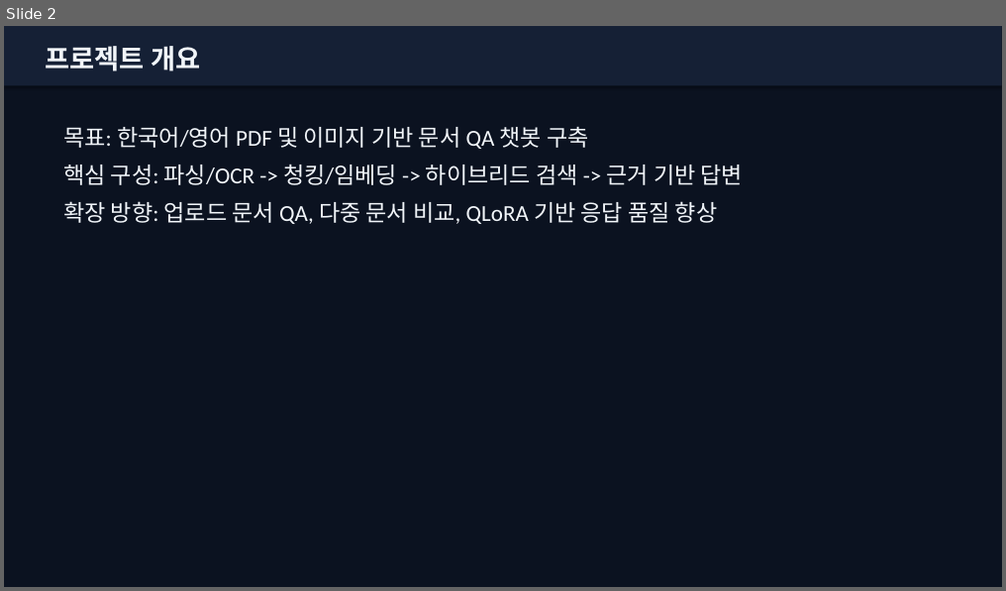
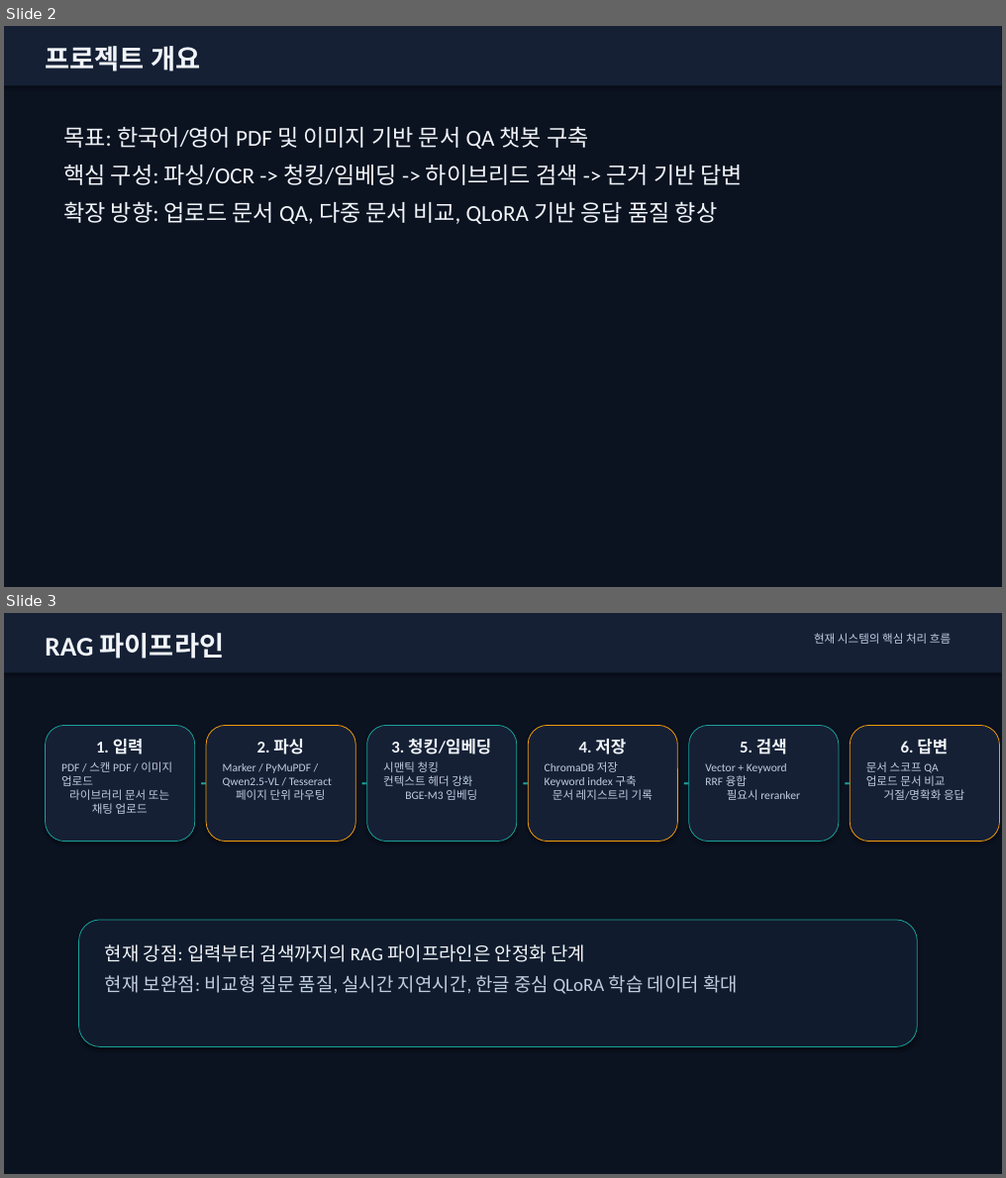
Before and after one commit to yelin0126/chatbot-karbi, a slide deck: reports/tilon_project_progress_20260323_ko.pptx. Shown one above the other, each under a label of ours: slide 2 before the commit, slides 2 and 3 after it. The pictures are 1006x591 and 1006x1178 pixels, drawn with LibreOffice and Linux fonts; fonts in the diff are those of the drawing. Boxes give left, top, right and bottom in pixels: in the first picture for what was removed or moved away, otherwise in the second. Text is boxed around its words. In the diff, an @@ line names an element or a change of style, - is before the commit and + after.

```diff
--- a/reports/tilon_project_progress_20260323_ko.pptx
+++ b/reports/tilon_project_progress_20260323_ko.pptx
@@ slide 3 added at bbox=[4, 613, 1002, 1174], background #0B1220 @@
@@ rectangle added at bbox=[4, 613, 1002, 672], fill #152035 @@
@@ text added at bbox=[45, 633, 225, 659], 26 pt, text #F1F5F9, bold @@
+RAG 파이프라인
@@ text added at bbox=[814, 633, 950, 644], 11 pt, text #BFCDE0 @@
+현재 시스템의 핵심 처리 흐름
@@ rounded rectangle added at bbox=[46, 725, 195, 842], fill #152035, outline #1AA39A 0.75 pt @@
@@ rounded rectangle added at bbox=[206, 725, 355, 842], fill #152035, outline #F59E0B 0.75 pt @@
@@ rounded rectangle added at bbox=[367, 725, 517, 842], fill #152035, outline #1AA39A 0.75 pt @@
@@ rounded rectangle added at bbox=[528, 725, 678, 842], fill #152035, outline #F59E0B 0.75 pt @@
@@ rounded rectangle added at bbox=[689, 725, 839, 842], fill #152035, outline #1AA39A 0.75 pt @@
@@ rounded rectangle added at bbox=[849, 725, 1000, 842], fill #152035, outline #F59E0B 0.75 pt @@
@@ text added at bbox=[96, 739, 144, 755], 16 pt, text #F1F5F9, bold @@
+1. 입력
@@ text added at bbox=[257, 739, 304, 755], 16 pt, text #F1F5F9, bold @@
+2. 파싱
@@ text added at bbox=[391, 739, 491, 755], 16 pt, text #F1F5F9, bold @@
+3. 청킹/임베딩
@@ text added at bbox=[579, 739, 626, 755], 16 pt, text #F1F5F9, bold @@
+4. 저장
@@ text added at bbox=[740, 739, 787, 755], 16 pt, text #F1F5F9, bold @@
+5. 검색
@@ text added at bbox=[901, 739, 947, 755], 16 pt, text #F1F5F9, bold @@
+6. 답변
@@ text added at bbox=[61, 761, 172, 814], 11 pt, text #BFCDE0 @@
+PDF / 스캔 PDF / 이미지 업로드
+라이브러리 문서 또는 채팅 업로드
@@ text added at bbox=[193, 767, 208, 786], 18 pt, text #1AA39A, bold @@
+→
@@ text added at bbox=[223, 763, 332, 800], 11 pt, text #BFCDE0 @@
+Marker / PyMuPDF / Qwen2.5-VL / Tesseract
+페이지 단위 라우팅
@@ text added at bbox=[354, 767, 369, 786], 18 pt, text #1AA39A, bold @@
+→
@@ text added at bbox=[383, 761, 477, 800], 11 pt, text #BFCDE0 @@
+시맨틱 청킹
+컨텍스트 헤더 강화
+BGE-M3 임베딩
@@ text added at bbox=[515, 767, 531, 786], 18 pt, text #1AA39A, bold @@
+→
@@ text added at bbox=[545, 761, 652, 800], 11 pt, text #BFCDE0 @@
+ChromaDB 저장
+Keyword index 구축
+문서 레지스트리 기록
@@ text added at bbox=[676, 767, 691, 786], 18 pt, text #1AA39A, bold @@
+→
@@ text added at bbox=[705, 763, 800, 800], 11 pt, text #BFCDE0 @@
+Vector + Keyword
+RRF 융합
+필요시 reranker
@@ text added at bbox=[838, 767, 852, 786], 18 pt, text #1AA39A, bold @@
+→
@@ text added at bbox=[866, 761, 964, 800], 11 pt, text #BFCDE0 @@
+문서 스코프 QA
+업로드 문서 비교
+거절/명확화 응답
@@ rounded rectangle added at bbox=[79, 920, 918, 1048], fill #101C2E, outline #1AA39A 0.75 pt @@
@@ text added at bbox=[105, 945, 738, 994], 18 pt, text #BFCDE0 @@
+현재 강점: 입력부터 검색까지의 RAG 파이프라인은 안정화 단계
+현재 보완점: 비교형 질문 품질, 실시간 지연시간, 한글 중심 QLoRA 학습 데이터 확대
```
Also in this commit, not shown: 17 other files.
